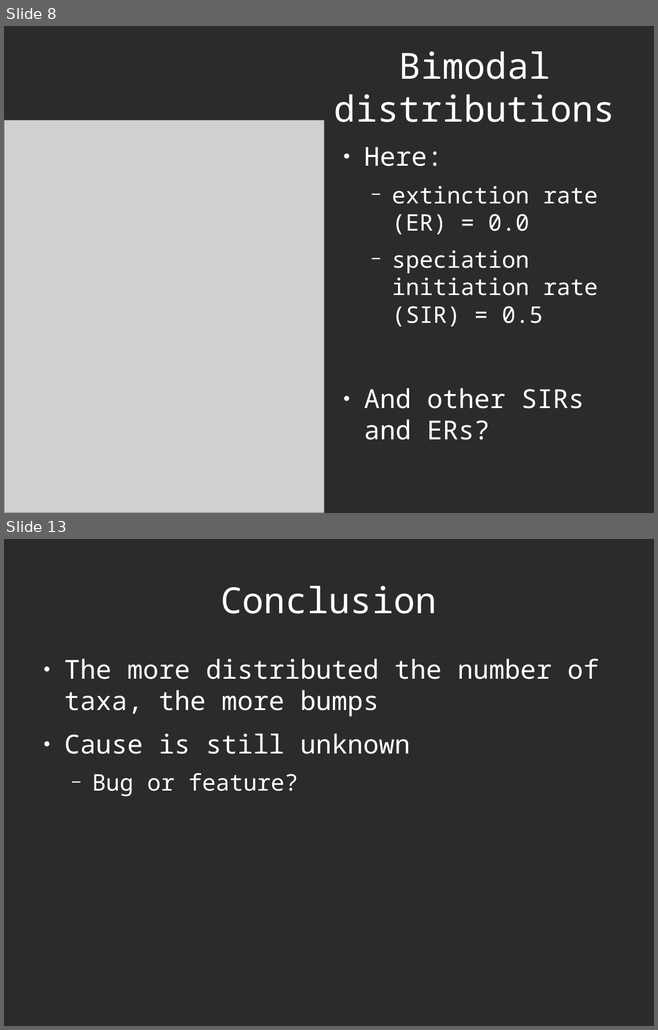
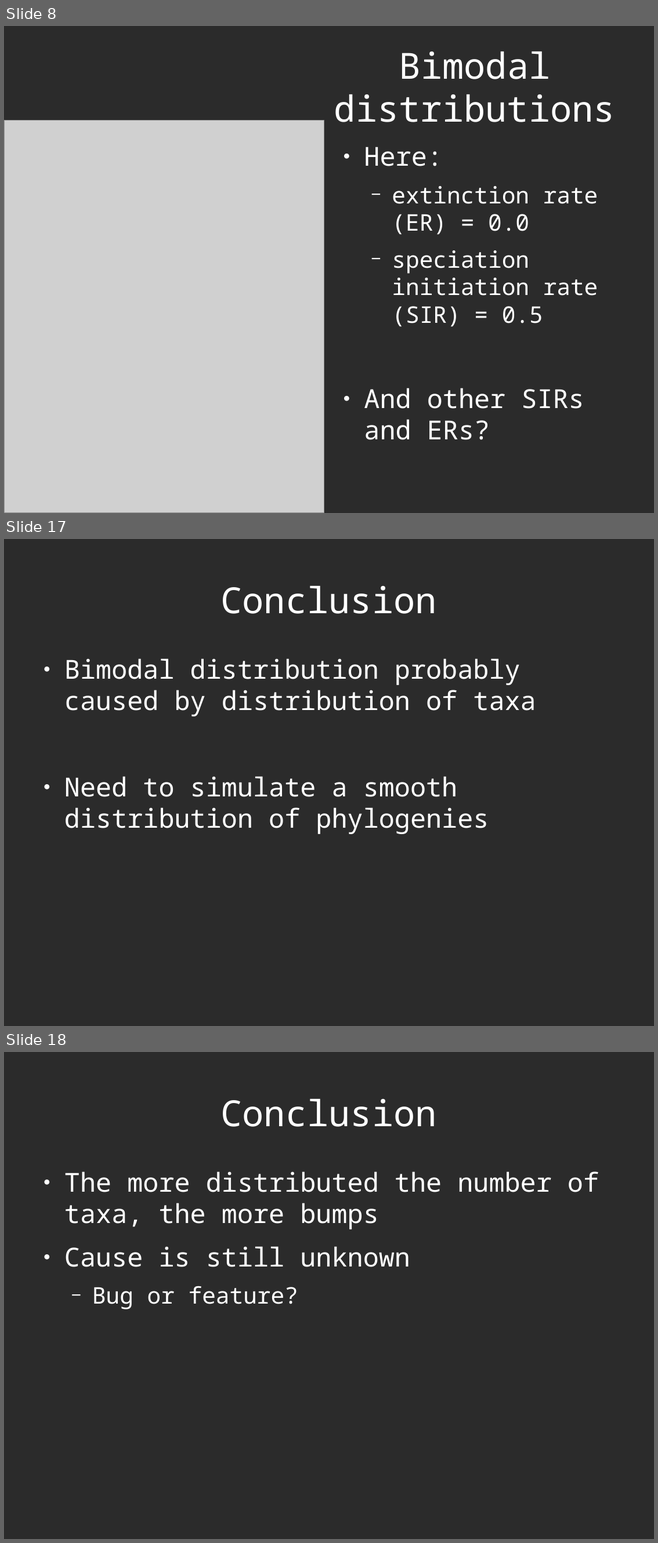
Before and after one commit to richelbilderbeek/Science, a slide deck: Bilderbeek20161214TeceMeeting/20161214TeceMeeting.odp. Shown one above the other, each under a label of ours: slides 8 and 13 before the commit, slides 8, 17 and 18 after it; the slides between them are not shown. The pictures are 658x1030 and 658x1543 pixels, drawn with LibreOffice and Linux fonts; fonts in the diff are those of the drawing; grey boxes stand for pictures; background and template pictures are left out; a plain dark background stands for a picture behind light text. Boxes give left, top, right and bottom in pixels: in the first picture for what was removed or moved away, otherwise in the second. Text is boxed around its words. In the diff, an @@ line names an element or a change of style, - is before the commit and + after.

Commit message:
Added conclusion

```diff
--- a/Bilderbeek20161214TeceMeeting/20161214TeceMeeting.odp
+++ b/Bilderbeek20161214TeceMeeting/20161214TeceMeeting.odp
@@ slide 17 added at [4, 539, 654, 1026], background picture (left out) @@
@@ title added at [220, 586, 436, 614], 44 pt, text #FFFFFF @@
+Conclusion
@@ text added at [64, 658, 535, 834], 32 pt, text #FFFFFF @@
+● Bimodal distribution probably caused by distribution of taxa
+● Need to simulate a smooth distribution of phylogenies
@@ what was slide 13 is now slide 18 @@
```
Also in this commit, not shown: 1 slide changed, 7 other slides added, 3 slides removed, 4 other files.
